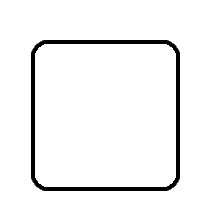
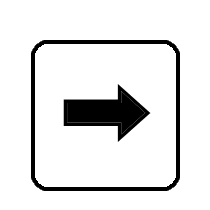
Before/after of a 210×210 layered artwork. What changed in the layer stack:
added layer "⇨" above "長方形 1" over [63, 84, 151, 142]
